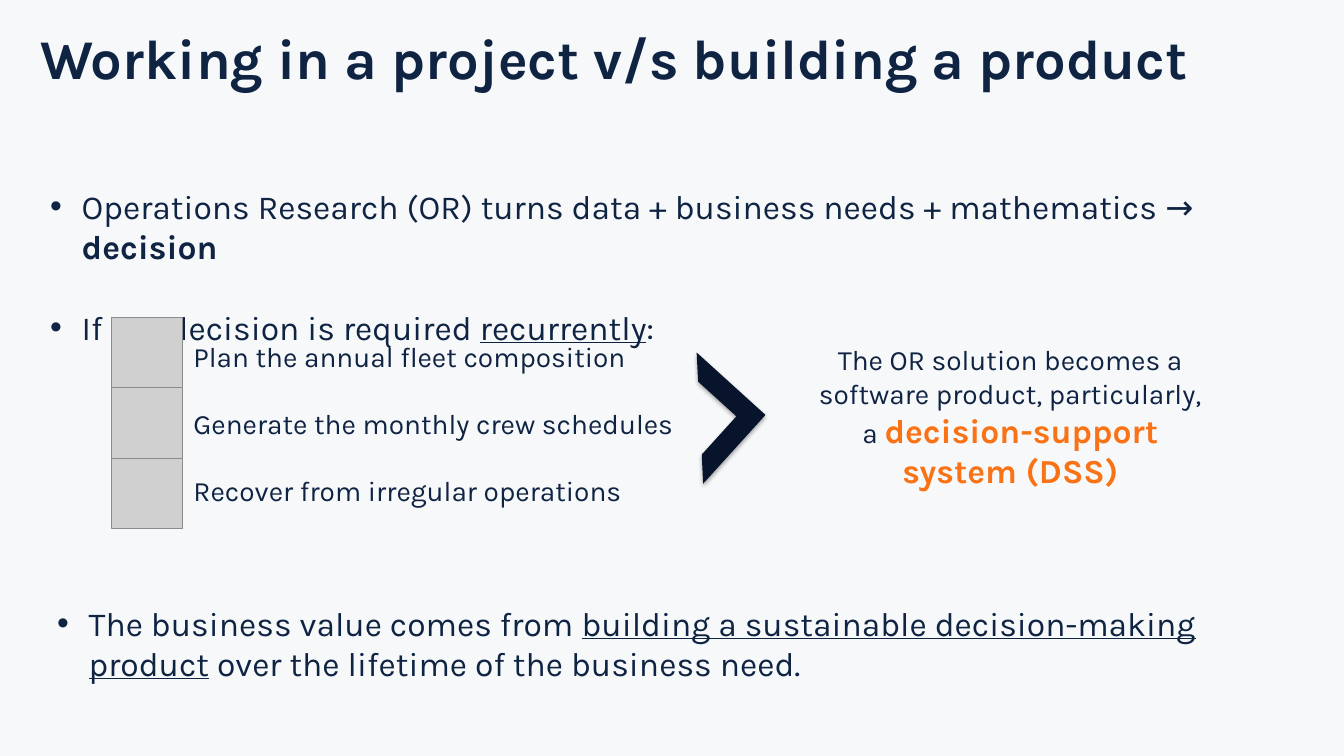
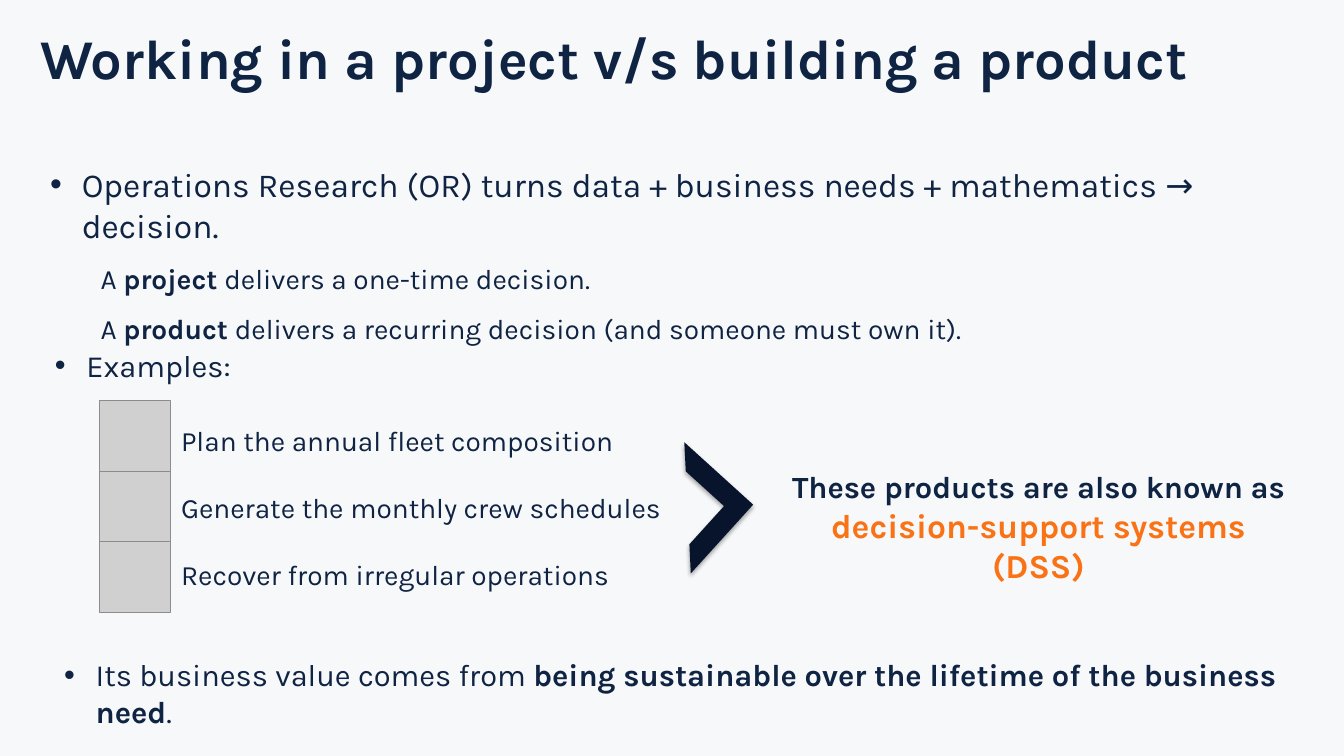
Before and after one commit to sefop/sefop-training-hub, a slide deck: slide 2 of workshops/2026-10-25-agifors-annual-symposium/agifors-sefop.pptx. Drawn at 1344x756 pixels with LibreOffice and Linux fonts; fonts in the diff are those of the drawing; grey boxes stand for pictures. Boxes give left, top, right and bottom in pixels: in the first picture for what was removed or moved away, otherwise in the second. Text is boxed around its words. In the diff, an @@ line names an element or a change of style, - is before the commit and + after.

```diff
--- a/workshops/2026-10-25-agifors-annual-symposium/agifors-sefop.pptx
+++ b/workshops/2026-10-25-agifors-annual-symposium/agifors-sefop.pptx
@@ text at <box>82,172,1157,346</box>: text changed; size 24 to 20 pt @@
-• Operations Research (OR) turns data + business needs + mathematics → decision
-• If the decision is required recurrently:
+• Operations Research (OR) turns data + business needs + mathematics → decision.
+A project delivers a one-time decision.
+A product delivers a recurring decision (and someone must own it).
@@ picture removed at <box>112,318,182,388</box> @@
@@ text added at <box>86,356,230,385</box>, 22 pt, text #0F2343 @@
+• Examples:
@@ picture: place and size @@
-picture at <box>112,388,182,459</box>
+picture at <box>100,401,170,472</box>
@@ text "Plan the annual fleet composition" rewrapped from <box>193,341,673,508</box> to <box>181,431,661,592</box> @@
@@ half frame: place and size @@
-half frame at <box>634,353,765,484</box>
+half frame at <box>622,443,753,574</box>
@@ picture: place and size @@
-picture at <box>112,459,182,529</box>
+picture at <box>100,472,170,542</box>
@@ text at <box>792,477,1285,547</box>: text changed; size 20 to 24 pt; text colour #0F2343 to #F97316; bold on @@
-The OR solution becomes a software product, particularly, a decision-support system (DSS)
+These products are also known as
+decision-support systems (DSS)
@@ picture added at <box>100,542,170,613</box> @@
@@ text at <box>96,664,1276,694</box>: text changed; size 24 to 22 pt; bold on @@
-• The business value comes from building a sustainable decision-making product over the lifetime of the business need.
+• Its business value comes from being sustainable over the lifetime of the business need.
```
Also in this commit, not shown: 7 other slides changed, 3 slides added, 4 slides removed, 2 other files.
